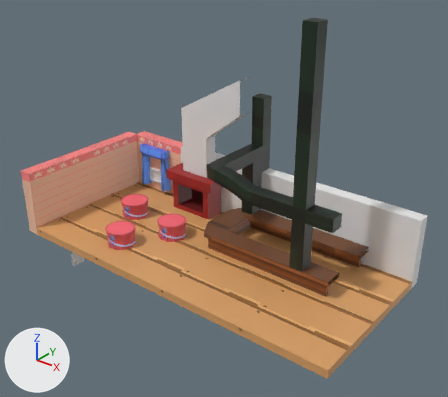
The Blender file Assets/Art/Models/Environment/Cafe/cafe_environment_blockout.blend: old version first, new version second.
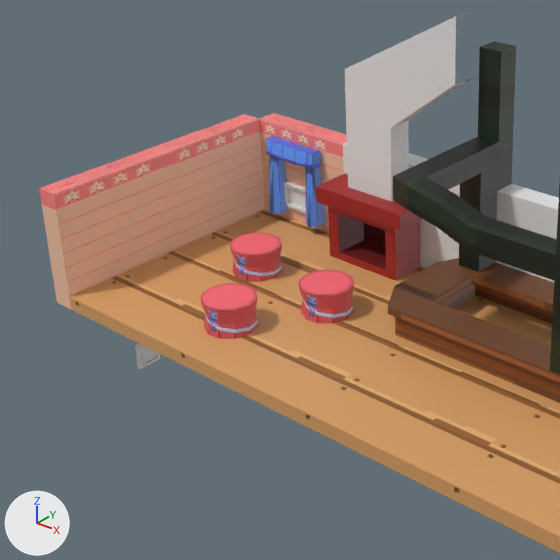
Each version appears first whole from a camera (50 mm lens) standing at (39.5, -36.1, 25.2) and looking at (13.4, -3.5, 5.0), and next in a close-up on the part from 0% to 66% of the width and 18% to 92% of the height. Every picture has the same lights, and +X, +Y and +Z are marked at lower left.

Objects in the first close-up: 'Cube', 'chimney', 'counter', 'counter_bottom_part', 'floor.002', 'floor.003', 'floor.004', 'floor.005', 'floor.007', 'wall_module', 'wall_module.001', 'wall_module.002'.
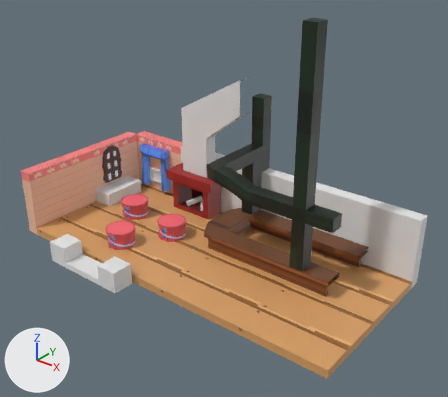
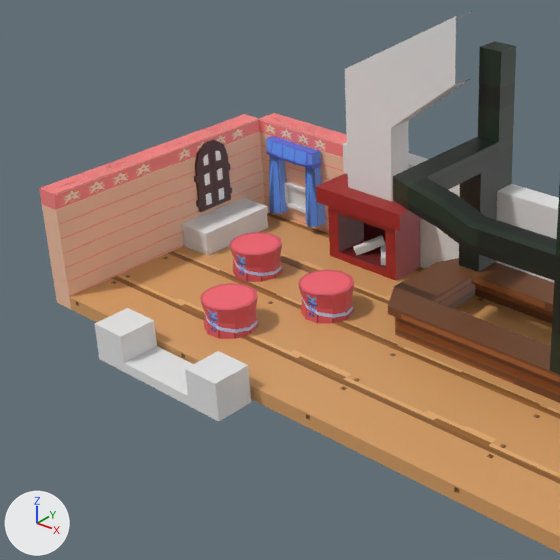
Commit message: Update Cafe Environment

What differs and where, as boxes [x1, y1, x2, y2] in the close-ups (560 x 560 px):
'entrance', added
    after: [95, 308, 251, 422]
'settle', added
    after: [181, 198, 268, 256]
'window_2', added
    after: [194, 140, 232, 212]
'logs', added
    after: [353, 235, 386, 265]

Edits to the bpy script that builds the scene:
```text
Add img_window_2_pixel_texture:
    img_window_2_pixel_texture = load_image('window_2_pixel_texture', '_unpacked/window_2_pixel_texture', 256, 256, 'sRGB')
Add mat_window_2_pixel_texture:
    mat_window_2_pixel_texture = principled_material('window_2_pixel_texture')
    mat_window_2_pixel_texture.texture = img_window_2_pixel_texture  # with its transparency
Add me_cube_018:
    me_cube_018.from_pydata(...)  # 32 vertices, 30 faces; spans x -1.07..0.69, y -0.86..3.24, z -0.51..0.66
Add me_cylinder_004:
    me_cylinder_004.from_pydata(...)  # 48 vertices, 34 faces; spans x -0.08..0.08, y -1.11..1.11, z -2.39..0.97
    me_cylinder_004.materials.append(mat_window_2_pixel_texture)  # picture img_window_2_pixel_texture
Add me_cube_020:
    me_cube_020.from_pydata(...)  # 16 vertices, 12 faces; spans x -1.49..11.48, y -0.37..1.08, z -1.02..3.56
Add me_cube_017:
    me_cube_017.from_pydata(...)  # a box spanning x -3.66..-1.95, y -0.86..0.86, z -0.65..1.06; a box spanning x 1.95..3.66, y -0.86..0.86, z -0.65..1.06; a box spanning x -1.95..1.95, y -0.86..0.86, z -0.65..-0.18
Add ob_settle:
    ob_settle = bpy.data.objects.new('settle', me_cube_018)
    ob_settle.location = (-1.02, -2.17, 0.37)
Add ob_window_2:
    ob_window_2 = bpy.data.objects.new('window_2', me_cylinder_004)
    ob_window_2.location = (-2.02, -0.9, 3.69)
Add ob_logs:
    ob_logs = bpy.data.objects.new('logs', me_cube_020)
    ob_logs.location = (5.64, 1.2, 0.41)
    ob_logs.rotation_euler = (0.0, 0.0, -0.0878)  # degrees (0, 0, -5)
    ob_logs.scale = (0.162, 1.0, 0.187)
Add ob_entrance:
    ob_entrance = bpy.data.objects.new('entrance', me_cube_017)
    ob_entrance.location = (6.03, -10.7, -0.15)
```
